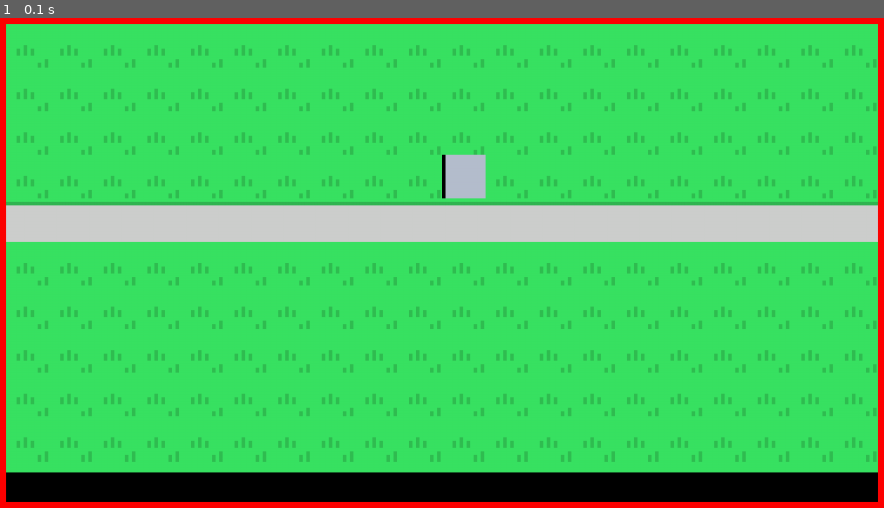
Above: before the commit, frame 1.
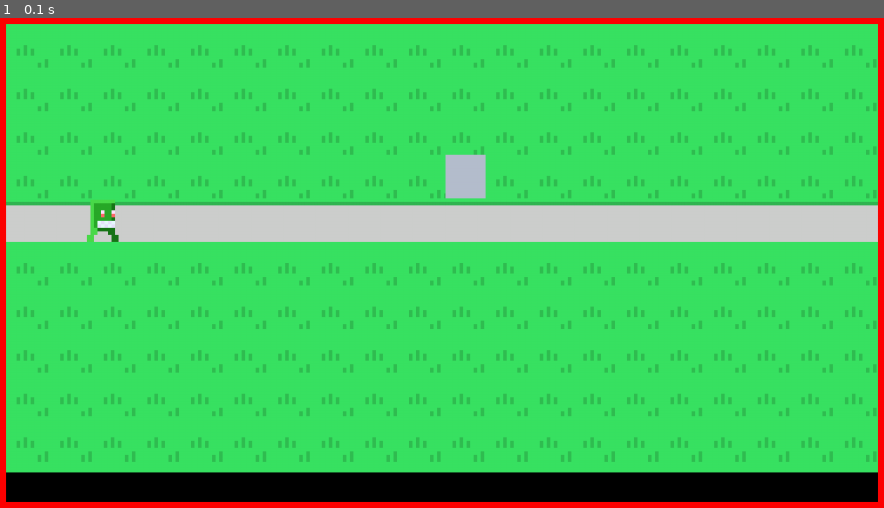
Above: after the commit, the same moment.

Repository: Al1babax/tower_defence_pygame
Game: pygame game, started from main.py
Two runs of this game, one before a commit and one after it. Both use one fixed random seed, a clock stepped at 60 frames per second and the inputs below.
Inputs:
- Up to frame 1 (0.1 s): no input

The runs differ from the first frame. In frame 1, 0.2% of the frame differs, in the area x 9-51%, y 27-46%.

Commit message:
transparency for sprite background

Diff:
--- a/Engine/render.py
+++ b/Engine/render.py
@@ -51,6 +51,7 @@
     def extract_sprite(self, sprite_sheet: pygame.Surface, x: int, y: int) -> pygame.Surface:
         sprite = pygame.Surface((16, 16))
         sprite.blit(sprite_sheet, (0, 0), (x * 16, y * 16, 16, 16))
+        sprite.set_colorkey((0, 0, 0))
         return sprite
 
     def init_sprite(self):
@@ -316,9 +317,8 @@
 
         self.game_window.blit(self.background.get_background(), (SCREEN_X_POS, SCREEN_Y_POS))
 
-        # Draw a single sprite to the middle of the screen
-        # enemy_sprite = Sprite("enemies", "normal", "run")
-        # self.game_window.blit(enemy_sprite.get_sprite(), (SCREEN_X_POS + 100, SCREEN_Y_POS + 100))
+        enemy_sprite = Sprite("enemies", "normal", "run")
+        self.game_window.blit(enemy_sprite.get_sprite(), (SCREEN_X_POS + 100, SCREEN_Y_POS + 230))
 
         # Update various elements on screen
         # self.render_game(render_package["level"])
